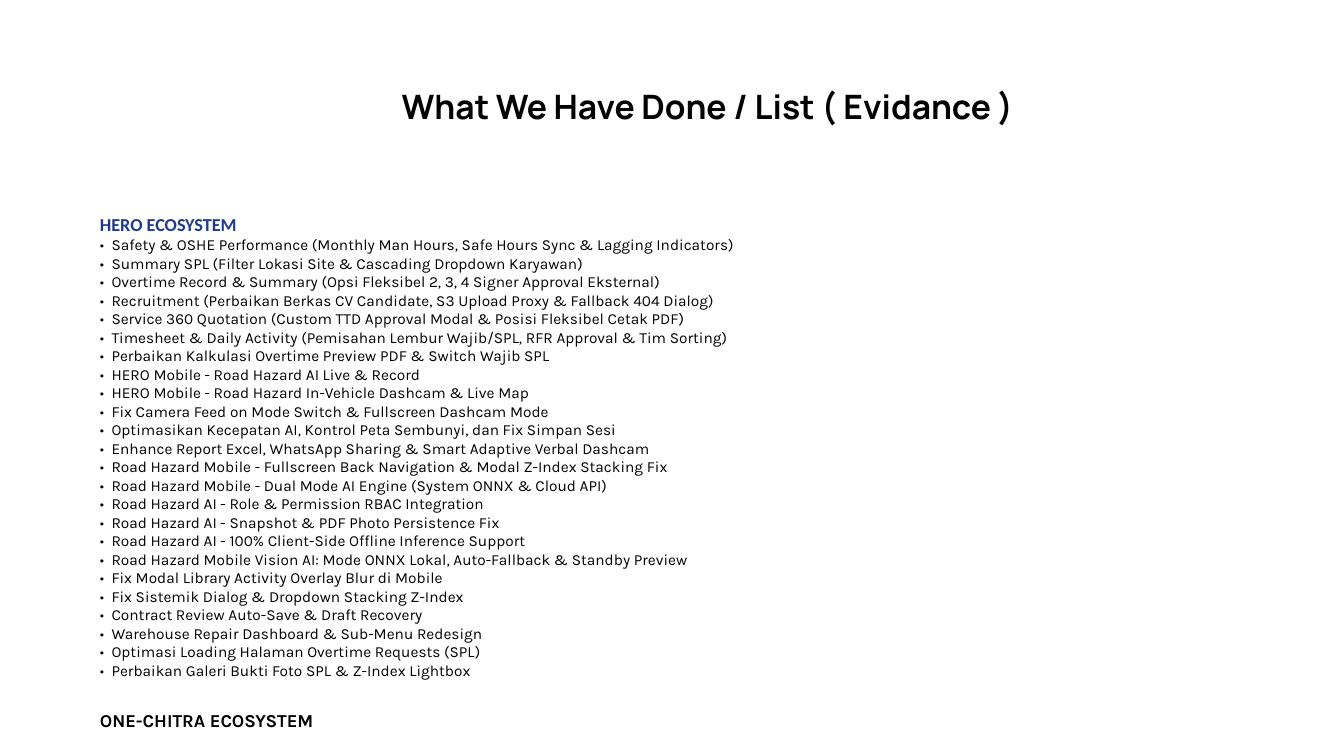
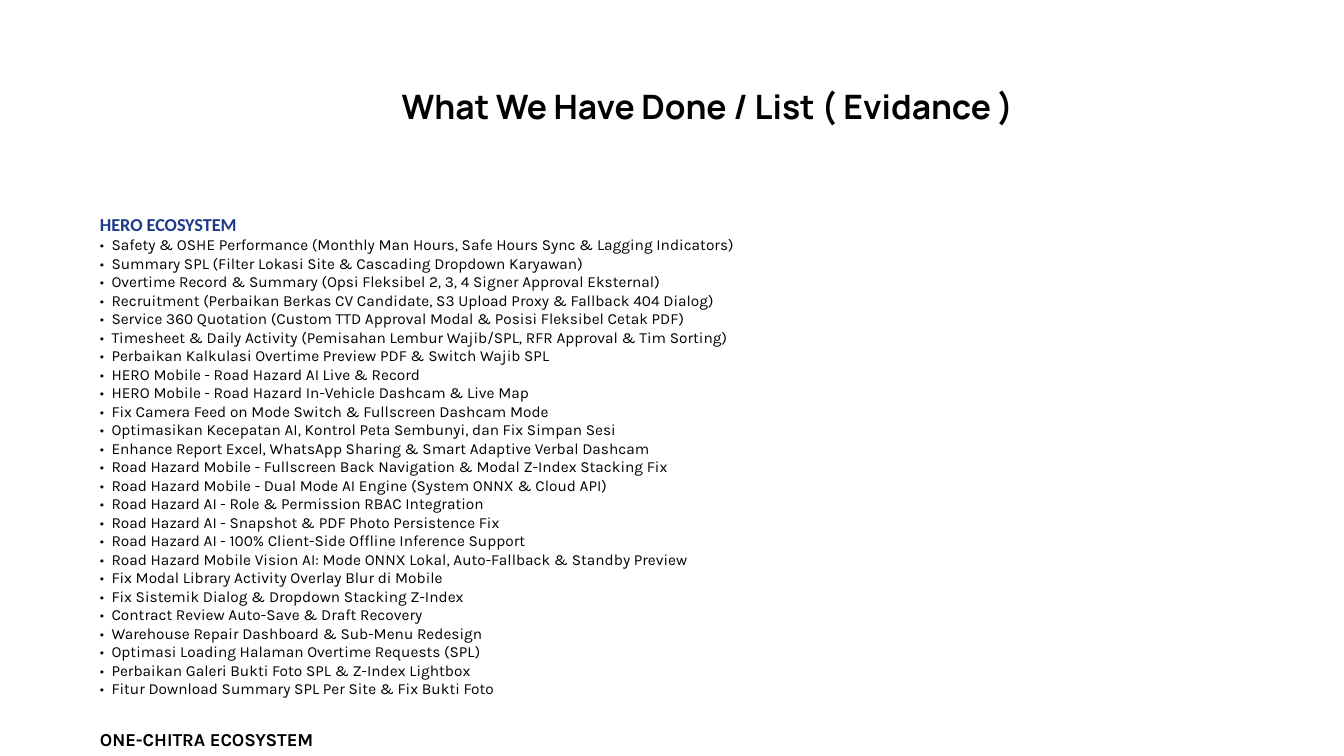
Before and after one commit to Annaskhadafi/hero, a slide deck: slide 4 of Monthly/MONTHLY NOVEMBER 2026 SDS.pptx. Drawn at 1344x756 pixels with LibreOffice and Linux fonts; fonts in the diff are those of the drawing; background and template pictures are left out. Boxes give left, top, right and bottom in pixels: in the first picture for what was removed or moved away, otherwise in the second. Text is boxed around its words. In the diff, an @@ line names an element or a change of style, - is before the commit and + after.

Commit message:
feat(overtime): add summary spl per site pdf download and fix evidence modal server action error

```diff
--- a/Monthly/MONTHLY NOVEMBER 2026 SDS.pptx
+++ b/Monthly/MONTHLY NOVEMBER 2026 SDS.pptx
@@ text at bbox=[112, 683, 494, 698]: paragraph added @@
+• Fitur Download Summary SPL Per Site & Fix Bukti Foto
```
Also in this commit, not shown: 1 slide added, 5 other files.
